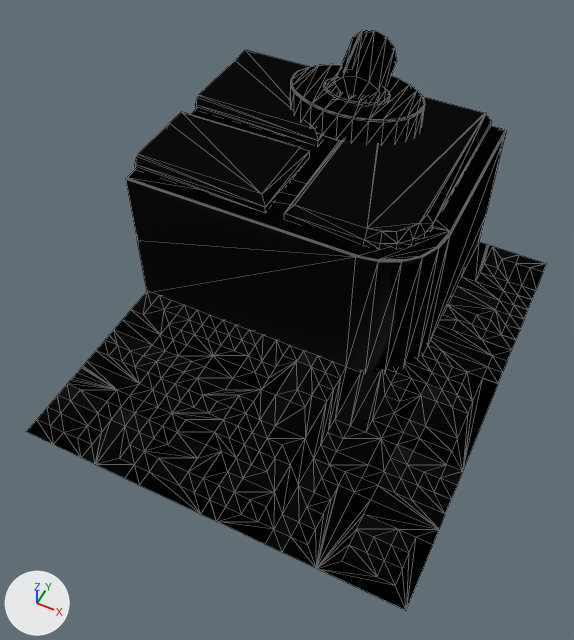
The glTF model assets/models/enemies/asteroid_rig_br.glb: old version first, new version second.
The view is the same before and after, from a camera (50 mm lens) standing at (13.7, -30.8, 39.9) and looking at (-0.3, -2.9, 5.0). Lighting does not change. The marker at lower left points along +X, +Y and +Z. The picture after the commit comes second. Mesh edges are drawn as thin lines on the coarser meshes. Vertices at exactly the same position are counted once.

The scene before the commit, as lines of its bpy script (objects in view):
```python
ob_asteroid_rig_br_rig_floor = bpy.data.objects.new('asteroid_rig_br_rig_floor', me_rig_floor_006)
ob_asteroid_rig_br_rig_floor.location = (0.0, 0.0, 0.0)
ob_asteroid_rig_br_rig_m = bpy.data.objects.new('asteroid_rig_br_rig_m', me_rig_m_006)
ob_asteroid_rig_br_rig_m.location = (0.0, 0.0, 0.0)
ob_asteroid_rig_br_stay_mr = bpy.data.objects.new('asteroid_rig_br_stay_mr', me_stay_mr_006)
ob_asteroid_rig_br_stay_mr.location = (0.0, 0.0, 0.0)
ob_asteroid_rig_br_stay_mr_hi = bpy.data.objects.new('asteroid_rig_br_stay_mr_hi', me_stay_mr_hi_006)
ob_asteroid_rig_br_stay_mr_hi.location = (0.0, 0.0, 0.0)
# also in view: 'asteroid_rig_br_rig_n' at (-7.5, 2.9, 10.4); 'asteroid_rig_br_anchor_br' at (-2.0, 10.3, 11.4); 'asteroid_rig_br_rig_l' at (-7.5, 10.5, 10.4); 'asteroid_rig_br_rig_body' at (-2.5, 6.5, 5.0)
```
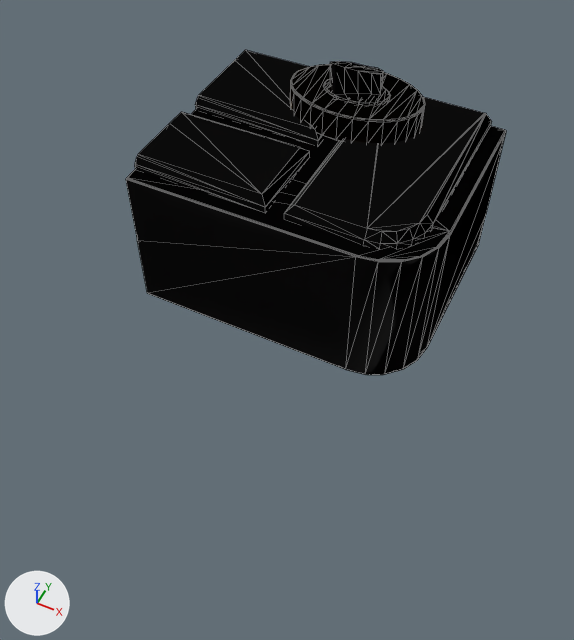
Location of each change, (x1, y1, x2, y2) in pixels of the pictures (574 x 640 px):
'asteroid_rig_br_rig_floor', deleted
    before: (27, 242, 547, 610)
    faces in mat_rig_6_6 (dark grey #4b4b4b): (50, 263, 529, 577)
    faces in mat_rig_2_2 (black #161616): (54, 242, 532, 610)
    faces in mat_rig_5_5 (dark grey #404040): (87, 259, 543, 585)
    faces in mat_rig_7_7 (dark grey #575757): (37, 255, 547, 552)
    faces in mat_rig_8_8 (dark grey #626662): (48, 246, 528, 544)
'asteroid_rig_br_stay_mr', reshaped
    before: (333, 30, 397, 97)
    after: (330, 61, 384, 100)
'asteroid_rig_br_stay_mr_hi', deleted
    before: (345, 30, 364, 70)

The change, as a diff of the scene's bpy script:
```diff
--- a/assets/models/enemies/asteroid_rig_br.glb.py
+++ b/assets/models/enemies/asteroid_rig_br.glb.py
@@ me_stay_mr_006 @@
 # used by ob_asteroid_rig_br_stay_mr; location = (0.0, 0.0, 0.0)
-me_stay_mr_006.from_pydata(...)  # 25 vertices, 46 faces; spans x -4.15..-0.36, y 9.18..13.99, z 10.39..14.54
+me_stay_mr_006.from_pydata(...)  # 25 vertices, 46 faces; spans x -4.07..-0.43, y 8.93..13.99, z 10.97..14.13
+# me_stay_mr_006 part 1: the whole mesh is rebuilt
 me_stay_mr_006.materials.append(mat_rig_steel_4)
@@ ob_asteroid_rig_br_rig_floor @@
-ob_asteroid_rig_br_rig_floor = bpy.data.objects.new('asteroid_rig_br_rig_floor', me_rig_floor_006)
-ob_asteroid_rig_br_rig_floor.location = (0.0, 0.0, 0.0)
@@ ob_asteroid_rig_br_stay_mr_hi @@
-ob_asteroid_rig_br_stay_mr_hi = bpy.data.objects.new('asteroid_rig_br_stay_mr_hi', me_stay_mr_hi_006)
-ob_asteroid_rig_br_stay_mr_hi.location = (0.0, 0.0, 0.0)
```
